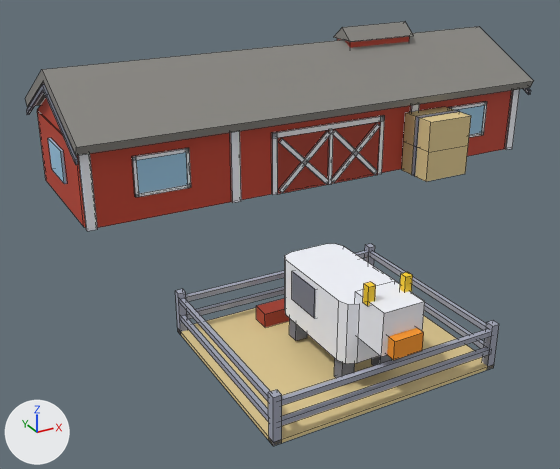
The Blender file assets/managed-models/buildings/livestock-farm-2x2-t1-tone-a/livestock-farm-2x2-t1-tone-a.blend, before and after one commit.
One viewpoint serves both versions: a camera (50 mm lens) standing at (-1.55, -2.08, 1.04) and looking at (-0.37, 0.07, -0.03). The axes (+X, +Y, +Z) are drawn at lower left. The lights are the same throughout. The older version comes first. Mesh edges are drawn as thin lines.

Names of what the first picture shows: 'livestock-farm-2x2-t1-tone-a'.
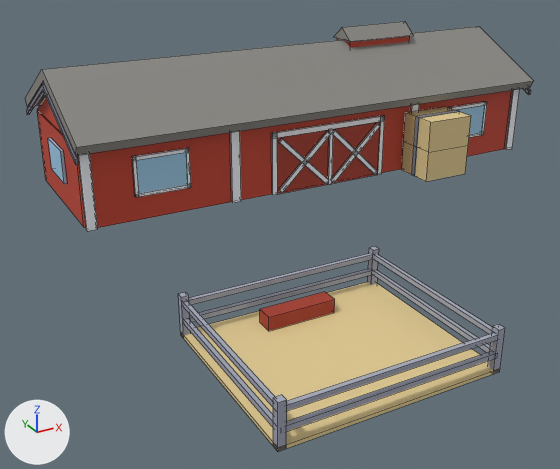
Changed parts and their boxes (x1, y1, x2, y2) in the pictures (560 x 469 px; the box of a moved part takes in the faces that stretch with it):
'livestock-farm-2x2-t1-tone-a', reshaped: before (25, 22, 534, 446); after (25, 22, 534, 451)
part 1 of me_livestock_farm_2x2_t1_tone_a, deleted: before (285, 244, 425, 378)
part 2 of me_livestock_farm_2x2_t1_tone_a, moved or reshaped: before (175, 244, 499, 446); after (178, 246, 505, 451)

The change in detail:
me_livestock_farm_2x2_t1_tone_a is used by ob_livestock_farm_2x2_t1_tone_a; location (0.0, 0.0, 0.0).
me_livestock_farm_2x2_t1_tone_a had 520 vertices, 380 faces and spanned x -0.99..0.99, y -0.98..1.02, z 0.0..0.54.
me_livestock_farm_2x2_t1_tone_a now has 424 vertices, 312 faces and spans x -0.99..0.99, y -0.96..1.02, z 0.0..0.54.
me_livestock_farm_2x2_t1_tone_a part 1: 10 loose pieces with 96 vertices, spanning x -0.73..-0.55, y -0.98..-0.57, z 0.02..0.29, are deleted.
Part 2, on me_livestock_farm_2x2_t1_tone_a:
4 vertices are removed from x -0.94..-0.34, y -0.92..-0.42, z 0.0.
53 faces are deleted.
40 vertices in x -0.94..-0.34, y -0.94..-0.42, z 0.0..0.1 move by (0.0, -0.02, 0.0).
28 vertices in x -0.94..-0.34, y -0.92..-0.42, z 0.0..0.12 move by (0.0, -0.04, 0.0).
8 vertices in x -0.74..-0.54, y -0.52..-0.47, z 0.01..0.05 move by (0.0, -0.03, 0.0).
16 vertices move within x -0.93..-0.35, y -0.94..-0.44, z 0.04..0.1.
4 vertices are added at (-0.94, -0.96, 0.0), (-0.34, -0.96, 0.0), (-0.94, -0.46, 0.0), (-0.34, -0.46, 0.0).
53 new faces join them.
